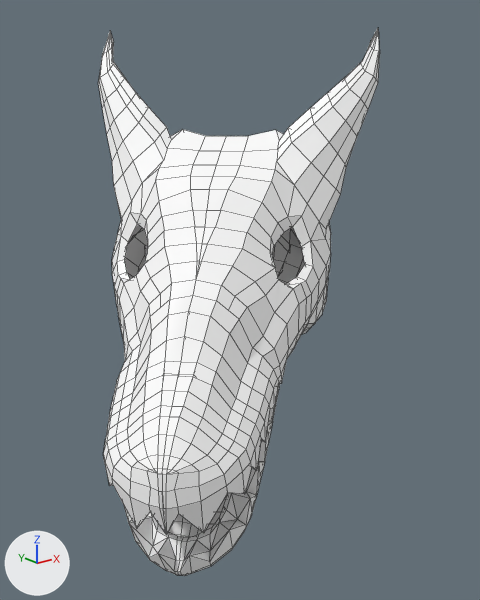
An edit to the OBJ model models/Rocks/DraakHoofd.obj, drawn before and after from the same camera.
Before and after are seen from a camera (50 mm lens) standing at (-22.1, -33.1, 21.8) and looking at (14.2, 12.2, 3.7). Every picture has the same lights, and +X, +Y and +Z are marked at lower left. Mesh edges are drawn as thin lines. Where no turn or scale is listed for an object, it has been applied to the vertices. Vertices at the same position are counted once.

In view in the first picture: 'DraakHoofd'.
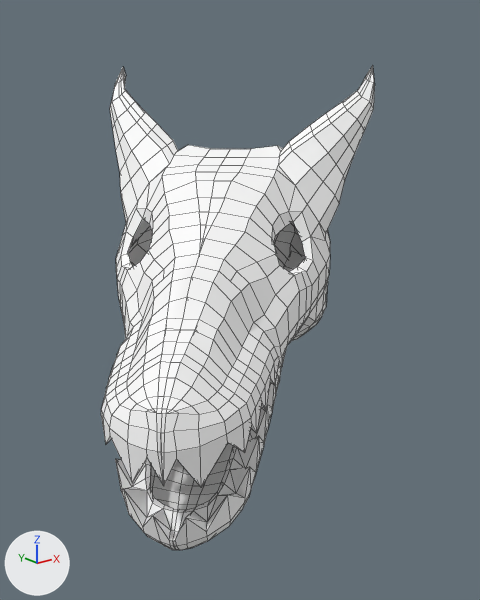
What differs and where, as boxes [x1, y1, x2, y2] in the pictures (480 x 600 px):
'DraakHoofd', reshaped (12% shorter): before [98, 28, 380, 576]; after [101, 66, 375, 550]
part 1 of me_draakhoofd, rebuilt (17% shorter): before [98, 28, 380, 534]; after [101, 66, 375, 488]
part 2 of me_draakhoofd, rebuilt (10% shorter): before [123, 244, 304, 576]; after [115, 251, 305, 550]

Edits to the bpy script that builds the scene:
```text
Change me_draakhoofd:
    used by ob_draakhoofd; location = (0.0, 0.0, 0.0)
    remove me_draakhoofd.from_pydata(...)  # 1600 vertices, 1734 faces; spans x -6.6..32.5, y -6.6..32.5, z -8.6..27.9
    add me_draakhoofd.from_pydata(...)  # 1600 vertices, 1734 faces; spans x -6.5..35.4, y -6.5..35.4, z -5.8..24.5
    me_draakhoofd part 1: the loose piece of 1067 vertices spanning x -6.6..32.5, y -6.6..32.5, z -2.9..27.9 is rebuilt with 1066 vertices and now spans x -6.5..35.4, y -6.5..35.4, z 0.2..24.5
    me_draakhoofd part 2: the loose piece of 533 vertices spanning x -5.0..19.8, y -5.0..19.8, z -8.6..9.0 is rebuilt with 534 vertices and now spans x -5.4..20.1, y -5.4..20.1, z -5.8..8.1
```
